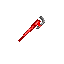
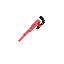
Revision of a layered 64×64 image; what changed, layer by layer:
painted on "Paint Layer 1" (1st of 2) over left=18, top=16, right=45, bottom=42
